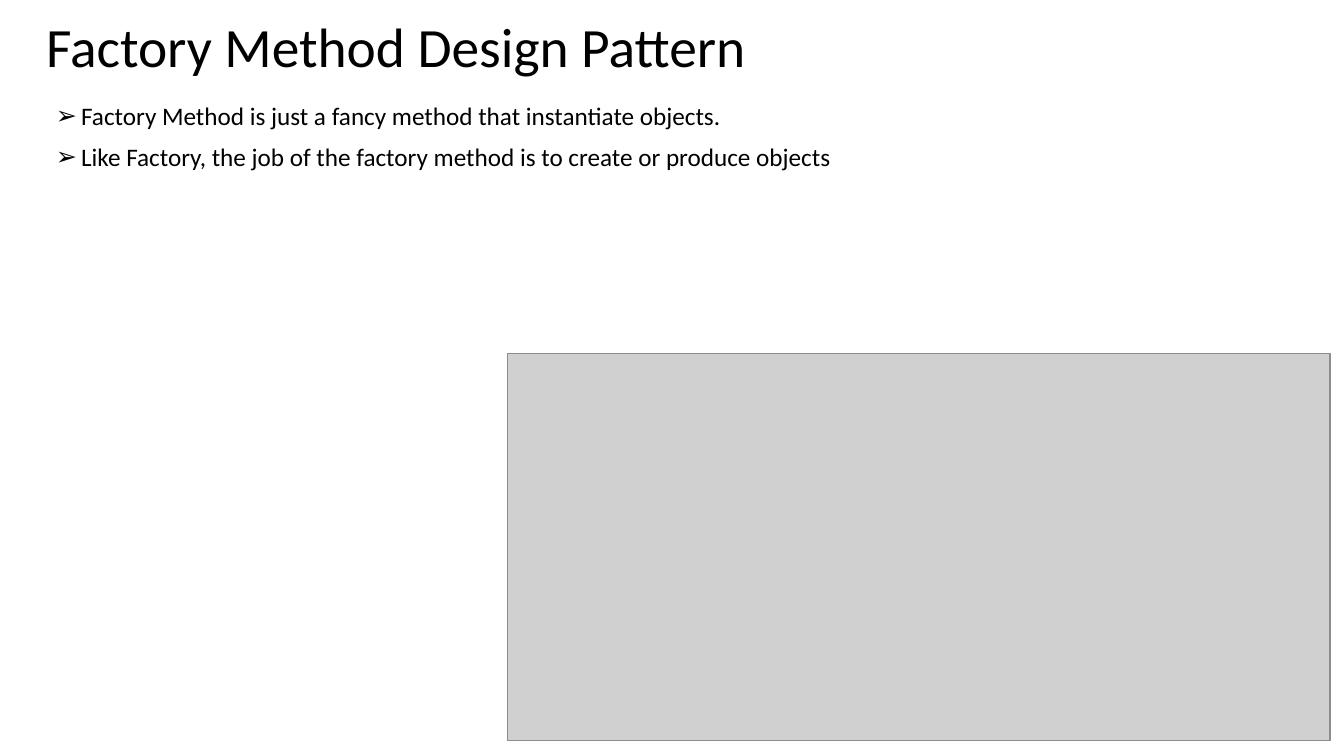
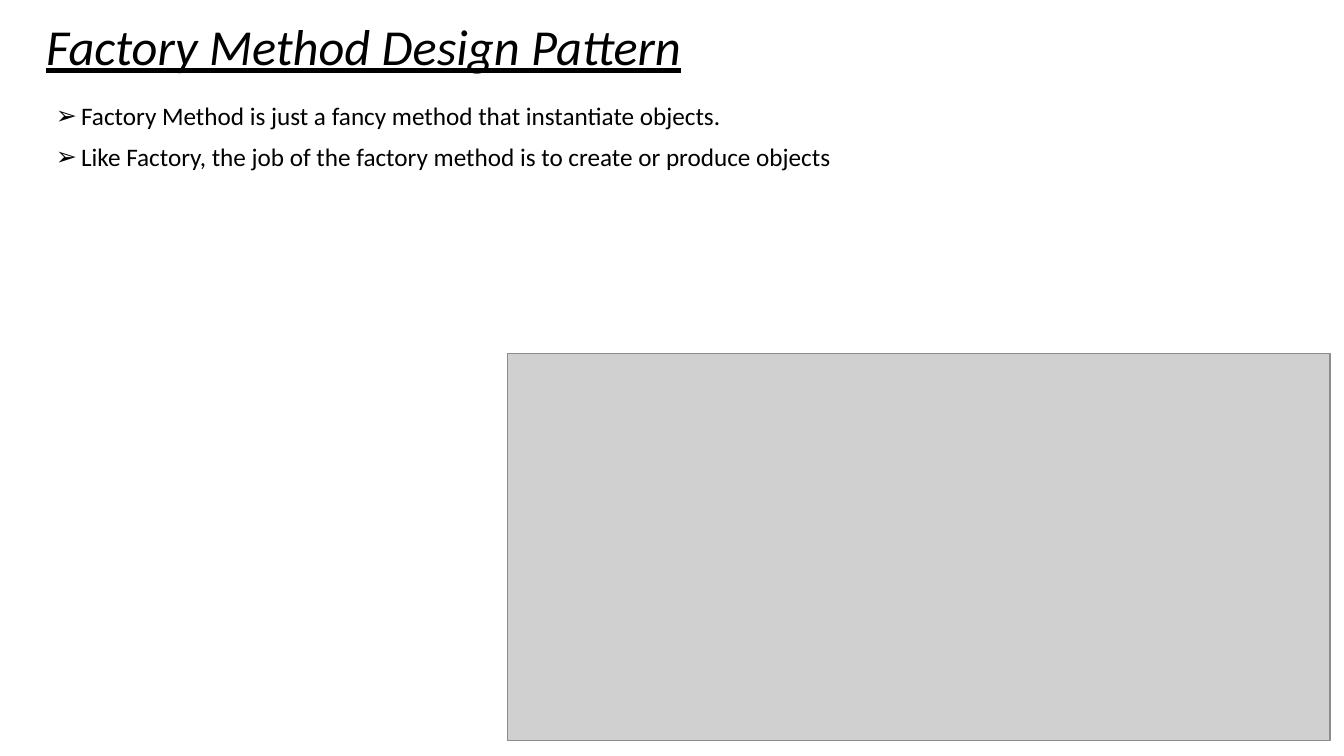
Before and after one commit to prak5192/Learning2019, a slide deck: slide 2 of JavaDesignPattern/Notes/CreationalDesignPattern.pptx. Drawn at 1344x756 pixels with LibreOffice and Linux fonts; fonts in the diff are those of the drawing; grey boxes stand for pictures. Boxes give left, top, right and bottom in pixels: in the first picture for what was removed or moved away, otherwise in the second. Text is boxed around its words. In the diff, an @@ line names an element or a change of style, - is before the commit and + after.

```diff
--- a/JavaDesignPattern/Notes/CreationalDesignPattern.pptx
+++ b/JavaDesignPattern/Notes/CreationalDesignPattern.pptx
@@ title "Factory Method Design Pattern" at [46, 30, 681, 74]: size 39.6 to 36 pt, italic on, underline on @@
```
Also in this commit, not shown: 4 slides added.
